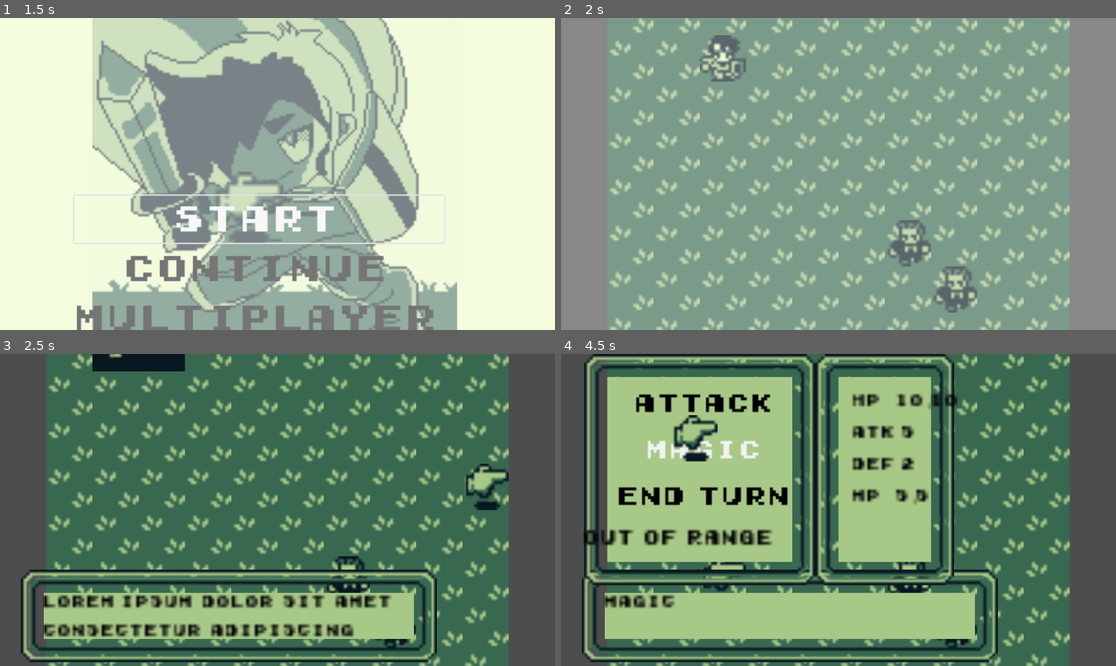
Above: before the commit, frames 1-4 (two rows, left to right).
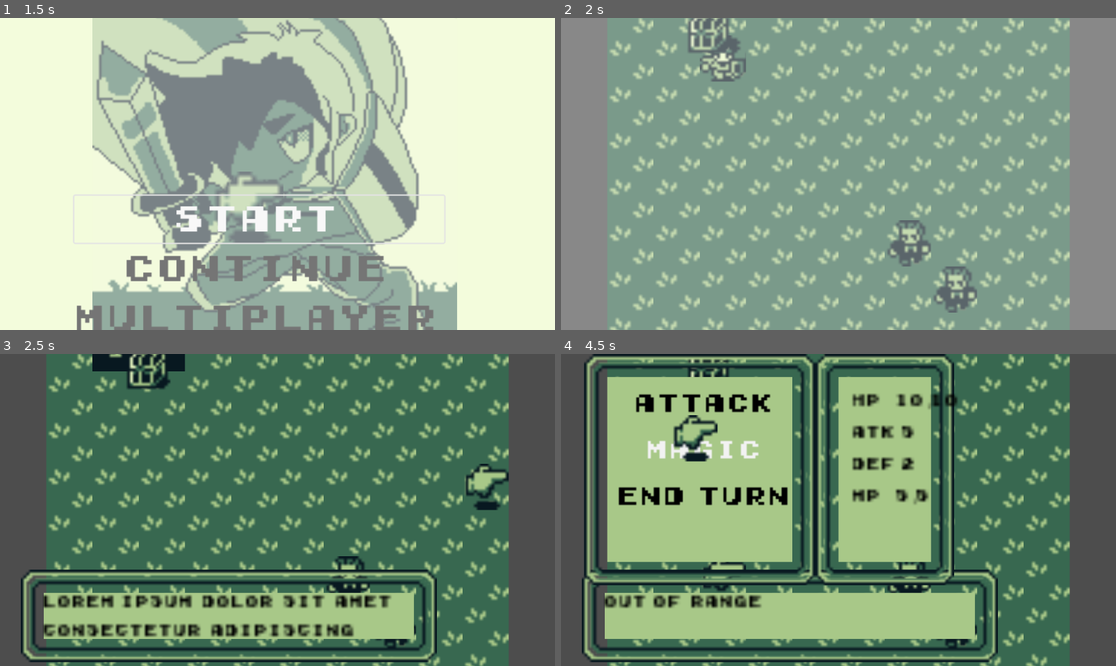
Above: after the commit, the same moments.

Repository: Sam2much96/Gameboy-Tactics-Game
Game: Godot game, scene res://TItleScreen.tscn
Same seed, same stepped clock (60 frames per second), same inputs: the game is played once before the commit and once after it.
Inputs (mouse positions are in pixels of both pictures, inside the frame that each line leads up to):
- Up to frame 1 (1.5 s): click "Multiplayer" at 0.5 s; click "Start" at 1.25 s
- Up to frame 2 (2 s): no input
- Up to frame 3 (2.5 s): tap Enter (ui_accept) at 2, 2.27 s; move the mouse to (399, 494) at 2.02 s; hold Right (ui_right) from 2.03 s (still down); hold D (dialogue_toggle) from 2.03 s (still down); click (399, 494) at 2.17 s
- Up to frame 4 (4.5 s): tap Enter (ui_accept) at 2.75, 3.02 s; move the mouse to (727, 525) at 2.77 s; release Right (ui_right) at 2.78 s; release D (dialogue_toggle) at 2.78 s; hold Down (ui_down) 2.78-3.5 s; tap D (dialogue_toggle) at 2.85 s; click (727, 525) at 2.92 s; click "Attack" at 3.5 s; click "Magic" at 4.25 s

Frame 1 is identical in both runs. In frame 2, 0.6% of the frame differs, in the area x 22-31%, y 0-12%; in frame 3, 0.7%; in frame 4, 2.3%, in the area x 4-39%, y 1-82%.

Commit message:
codebase update

Diff:
--- a/godot-tactics/main.tscn
+++ b/godot-tactics/main.tscn
@@ -1,15 +1,15 @@
 [gd_scene format=3 uid="uid://c5gvpceiyhxb8"]
 
 [ext_resource type="Texture2D" uid="uid://cmsnniere3il6" path="res://character/16x16_gameboy_tileset_1.png" id="1_ig7tw"]
-[ext_resource type="Script" uid="uid://cetvlu5u4ot0f" path="res://tile_map.gd" id="2_0xm2m"]
+[ext_resource type="Script" uid="uid://cetvlu5u4ot0f" path="res://scripts/tile_map.gd" id="2_0xm2m"]
 [ext_resource type="Texture2D" uid="uid://ch67afetg7yyl" path="res://character/16x16_gameboy_animation.png" id="3_1bvp3"]
 [ext_resource type="PackedScene" uid="uid://csm8hry834d6w" path="res://Music.tscn" id="4_1bvp3"]
-[ext_resource type="Script" uid="uid://mw7vdd6oan7f" path="res://player_unit.gd" id="5_punit"]
+[ext_resource type="Script" uid="uid://mw7vdd6oan7f" path="res://scripts/player_unit.gd" id="5_punit"]
 [ext_resource type="Script" uid="uid://tanh82tdbbaw" path="res://scripts/enemy_unit.gd" id="6_eunit"]
 [ext_resource type="Texture2D" uid="uid://b8cqdkcbrphac" path="res://weapons/weapons.png" id="6_ycdy4"]
 [ext_resource type="Texture2D" uid="uid://cn14vfths8jym" path="res://character/Enemy1.png" id="7_enemy"]
 [ext_resource type="Texture2D" uid="uid://catsw766c8av0" path="res://weapons/treasure_chest.png" id="7_w48qg"]
-[ext_resource type="Script" uid="uid://vo6ugaeo462g" path="res://UI.gd" id="8_4c57u"]
+[ext_resource type="Script" uid="uid://vo6ugaeo462g" path="res://scripts/UI.gd" id="8_4c57u"]
 [ext_resource type="Script" uid="uid://cbm4ak8r7824m" path="res://scripts/battle_manager.gd" id="8_bmgr"]
 [ext_resource type="Theme" uid="uid://b1mvfcinrk3hc" path="res://GameboyTheme.tres" id="9_dg77c"]
 [ext_resource type="PackedScene" uid="uid://brstf0b1e8jvb" path="res://helpers/pointers.tscn" id="9_efxa6"]
@@ -208,7 +208,6 @@
 script = ExtResource("12_wfx")
 
 [node name="Chest" type="Sprite2D" parent="." unique_id=1047857888]
-visible = false
 position = Vector2(35, 31)
 texture = ExtResource("7_w48qg")
 hframes = 2
--- a/godot-tactics/UI.gd
+++ b/godot-tactics/scripts/UI.gd
@@ -35,6 +35,8 @@
 # stops a focused button from swallowing it and silently breaking the panel's
 # open/close. (Verified: a focused button stays focused after this consumes
 # Tab, instead of cycling away as it would if this used _unhandled_input.)
+
+# i want to separate the game code into separate classes
 
 signal opened
 signal closed
@@ -88,10 +90,13 @@
 @onready var _def_label: Label = $VBoxContainer2/Label3
 @onready var _mp_label: Label = $VBoxContainer2/Label4
 
-var _message_label: Label
+@export var _message_label: Label
 
 func _ready() -> void:
+	# makes sure that the menu toggle button is in the action set
+	# redundant code
 	_ensure_menu_toggle_action()
+
 	_match_camera_zoom()
 	_build_message_label()
 
@@ -121,11 +126,6 @@
 	_def_label.text = "DEF %d" % player.def
 	_mp_label.text = "MP  %d/%d" % [player.mp, player.max_mp]
 
-func flash_message(text: String) -> void:
-	_message_label.text = text
-	await get_tree().create_timer(1.0).timeout
-	if is_instance_valid(_message_label):
-		_message_label.text = ""
 
 ## External callers (battle_manager.gd) close the panel explicitly after a
 ## successful action rather than this closing itself unconditionally on
@@ -146,7 +146,9 @@
 	if _sliding:
 		return
 	var button := _buttons[index]
-	_dialogue.announce(button.text)
+	# note: this function was moved to dialogue class
+
+	Dialogue.announce(button.text, _dialogue._announce_label, _dialogue,get_tree())
 	_flash_button(button)
 	action_chosen.emit(ACTIONS[index])
 
@@ -218,3 +220,49 @@
 	var key_event := InputEventKey.new()
 	key_event.physical_keycode = KEY_TAB
 	InputMap.action_add_event("menu_toggle", key_event)
+
+# to do:
+# (1) separate the ui class into dialogue class with static function pointers
+class Dialogue:
+	# bugs :
+	# (1) the game's button select routes through another UI class
+
+	func a() -> void:
+		pass
+
+	static func flash_message(text: String, _message_label : Label, tree: SceneTree) -> void:
+		# bug 1: route all flash_message calls to announce
+		print_debug("message debug: " + text)
+		print_stack()
+		_message_label.text = text
+		await tree.create_timer(1.0).timeout
+		if is_instance_valid(_message_label):
+			_message_label.text = ""
+		#pass
+
+
+	## Short-lived status line (e.g. "MAX RANGE REACHED"): slides the panel up
+	## from the bottom, holds for ANNOUNCE_TIME, then slides it away again —
+	## unless dialogue_toggle has manually pinned it open, in which case the
+	## auto-hide is skipped and it's left for the player to close themselves.
+	## Not queued — a new announce() call while one is already showing just
+	## replaces the text and keeps the panel open rather than waiting its turn,
+	## since these are meant to be quick, low-stakes status blips, not a
+	## message log. The original call's own delayed hide checks the text is
+	## still its own before closing, so it can't cut off a newer message that
+	## overwrote it.
+	static func announce(text: String, _announce_label : Label, diagUI : DialogueUI, tree : SceneTree) -> void:
+		_announce_label.text = text
+		if not diagUI.is_open:
+			await diagUI._slide_in()
+		await tree.create_timer(diagUI.ANNOUNCE_TIME).timeout
+		if diagUI._manual_open:
+			return
+		if is_instance_valid(_announce_label) and _announce_label.text == text:
+			await diagUI._slide_out()
+
+
+
+class UIAnimation:
+	func a() -> void:
+		pass
--- a/godot-tactics/scripts/battle_manager.gd
+++ b/godot-tactics/scripts/battle_manager.gd
@@ -29,6 +29,11 @@
 @onready var weapon_fx: WeaponFx = $Weapon
 @onready var ui_panel: UIPanel = $WindowLayer/UI_Menu
 @onready var dialogue: DialogueUI = $WindowLayer/Dialogue_UI
+
+
+# this currently points to the wrong object
+@onready var ui_message_label : Label = dialogue._announce_label#ui_panel._message_label
+# stores the enemys path in the scene tree for implementing the enemy ai logic on them
 
 ## Any number of EnemyUnit siblings under the scene root — not a single
 ## hardcoded $Enemy — discovered in _ready() rather than @onready-bound to
@@ -84,6 +89,7 @@
 func _on_panel_closed() -> void:
 	grid_map.input_enabled = true
 
+# consumes the confirm pressed signal from tilemap_gd :
 func _on_confirm_pressed(cell: Vector2i) -> void:
 	if state != TurnState.PLAYER_TURN or ui_panel.is_open:
 		return
@@ -104,7 +110,10 @@
 		# fits _announce_label's box on one line (measured: 7px needed vs a
 		# 17px-tall box at this font) instead of wrapping to two lines that
 		# only just fit with a few px of slack.
-		dialogue.announce("MOVED FROM %d,%d TO %d,%d" % [from.x, from.y, to.x, to.y])
+		var movement_dialogue : String = "MOVED FROM %d,%d TO %d,%d" % [from.x, from.y, to.x, to.y]
+		#dialogue.announce()
+		ui_panel.Dialogue.announce(movement_dialogue, ui_message_label, dialogue,get_tree())
+
 	if state == TurnState.BUSY:
 		state = TurnState.PLAYER_TURN
 	# The move is the player's one action-enabling step each turn — open the
@@ -142,10 +151,10 @@
 	var range_limit := MAGIC_RANGE if is_magic else ATTACK_RANGE
 
 	if is_magic and player.mp < MAGIC_COST:
-		ui_panel.flash_message("NOT ENOUGH MP")
+		ui_panel.Dialogue.announce("NOT ENOUGH MP",ui_message_label, dialogue,get_tree())
 		return
 	if dist > range_limit:
-		ui_panel.flash_message("OUT OF RANGE")
+		ui_panel.Dialogue.announce("OUT OF RANGE", ui_message_label, dialogue ,get_tree())
 		return
 
 	state = TurnState.BUSY
@@ -170,9 +179,16 @@
 	# _announce_label: fits up to ~22 chars at this font/box size).
 	var verb := "MAGIC" if is_magic else "ATTACK"
 	if target.is_alive():
-		dialogue.announce("%s HIT FOR %d DMG" % [verb, damage])
+		var is_alive_text = "%s HIT FOR %d DMG" % [verb, damage]
+		# bugs:
+		# (1) I am routing all game dialogue to a single dialogue class subsystem
+		ui_panel.Dialogue.announce(is_alive_text, ui_message_label, dialogue, get_tree())
+		#dialogue.announce()
 	else:
-		dialogue.announce("%s DEFEATED ENEMY" % verb)
+		var enemy_defeated_text = "%s DEFEATED ENEMY" % verb
+		#dialogue.announce("%s DEFEATED ENEMY" % verb)
+		ui_panel.Dialogue.announce(enemy_defeated_text,ui_message_label,dialogue,get_tree())
+
 		# Flashed/hidden right here, at the moment this specific enemy dies,
 		# rather than deferred to _end_battle() — with more than one enemy,
 		# killing one mid-battle needs its own feedback whether or not it
@@ -185,6 +201,10 @@
 		return
 
 	_start_enemy_turn()
+
+"Enemy AI Logic"
+#1. Not adjacent to the player (_distance > 1) → find the nearest walkable cell next to the player (_adjacent_cell_near), pathfind to it (grid_map.compute_path_for), and move (capped by ENEMY_MOVE_RANGE).
+#2. Adjacent to the player (checked again after moving, in case the move closed the gap) → face the player and attack with a basic melee hit (e.atk - player.def, minimum 1).'''
 
 ## Each living enemy acts once, in array order (the order they were
 ## discovered under the scene root in _ready()) — not simultaneously, so two
@@ -302,6 +322,11 @@
 	state = TurnState.GAME_OVER
 	if defeated:
 		await defeated.play_defeat()
-	await dialogue.announce(message)
+	await ui_panel.Dialogue.announce(message, ui_message_label, dialogue,get_tree())
+	#await dialogue.announce(message)
+
 	await _fade.fade_out()
+
+	# to do:
+	# (1) implement a win and loss screen
 	get_tree().change_scene_to_packed(load("res://TItleScreen.tscn"))
--- a/godot-tactics/scripts/dialogue.gd
+++ b/godot-tactics/scripts/dialogue.gd
@@ -77,15 +77,15 @@
 ## message log. The original call's own delayed hide checks the text is
 ## still its own before closing, so it can't cut off a newer message that
 ## overwrote it.
-func announce(text: String) -> void:
-	_announce_label.text = text
-	if not is_open:
-		await _slide_in()
-	await get_tree().create_timer(ANNOUNCE_TIME).timeout
-	if _manual_open:
-		return
-	if is_instance_valid(_announce_label) and _announce_label.text == text:
-		await _slide_out()
+#func announce(text: String) -> void:
+#	_announce_label.text = text
+#	if not is_open:
+#		await _slide_in()
+#	await get_tree().create_timer(ANNOUNCE_TIME).timeout
+#	if _manual_open:
+#		return
+#	if is_instance_valid(_announce_label) and _announce_label.text == text:
+#		await _slide_out()
 
 func _input(event: InputEvent) -> void:
 	if _sliding:
--- a/godot-tactics/tile_map.gd
+++ b/godot-tactics/scripts/tile_map.gd
@@ -13,6 +13,7 @@
 
 const CURSOR_REPEAT_DELAY := 0.16  # mirrors GB's INPUT_DELAY key-repeat feel
 
+#signals emitted to battle_manager.gd for consumption
 signal confirm_pressed(cell: Vector2i)
 signal cursor_moved(cell: Vector2i)
 
@@ -30,7 +31,6 @@
 	for x in GRID_SIZE:
 		for y in GRID_SIZE:
 			set_cell(0, Vector2i(x, y), 0, TILE_GRASS, 0)
-
 	_astar.region = Rect2i(0, 0, GRID_SIZE, GRID_SIZE)
 	_astar.cell_shape = AStarGrid2D.CELL_SHAPE_SQUARE
 	_astar.diagonal_mode = AStarGrid2D.DIAGONAL_MODE_NEVER
@@ -68,6 +68,7 @@
 			_astar.set_point_solid(b, false)
 	return path
 
+#display the highlighted path as the player walks on it
 func show_path(path: Array[Vector2i]) -> void:
 	path_cells = path
 	_redraw_overlay()
@@ -76,6 +77,14 @@
 	path_cells = []
 	_redraw_overlay()
 
+
+"""
+Functions:
+	(1) bails early if input_enabled is false
+	(2) converts mouse position to a grid cell
+	(3) moves the cursor to the grid tile and emits confirmed_pressed
+	(4) emits confirm_pressed for keyboard ui_select input
+"""
 func _unhandled_input(event: InputEvent) -> void:
 	if not input_enabled:
 		return
@@ -94,6 +103,7 @@
 	elif event.is_action_pressed("ui_accept"):
 		confirm_pressed.emit(cursor_cell)
 
+# Loop driven event for cursor movements with keypads & joysticks
 func _process(delta: float) -> void:
 	if not input_enabled:
 		_repeat_timer = 0.0
@@ -128,10 +138,12 @@
 		_repeat_timer = 0.0
 		_try_move_cursor(dir)
 
+# moves the cursor on the tilemap
 func _try_move_cursor(dir: Vector2i) -> void:
 	var target := cursor_cell + dir
 	if is_within_grid(target):
 		_set_cursor(target)
+
 
 func _set_cursor(cell: Vector2i) -> void:
 	if cell == cursor_cell:
@@ -140,6 +152,10 @@
 	cursor_moved.emit(cursor_cell)
 	_redraw_overlay()
 
+
+"""
+it redraws both the cursor tile and the movement-path highlight tiles on the same overlay layer, in one pass (clear everything, then restamp path + cursor). It's not cursor-only; it's "whatever should currently be highlighted on layer 1."
+"""
 func _redraw_overlay() -> void:
 	for x in GRID_SIZE:
 		for y in GRID_SIZE:
Binary file added: godot-tactics/character/boss_1.png
Not shown, added: godot-tactics/character/boss_1.png.import
Not shown, changed: godot-tactics/export_presets.cfg
Renamed: godot-tactics/UI.gd.uid -> godot-tactics/scripts/UI.gd.uid
Renamed: godot-tactics/player_unit.gd -> godot-tactics/scripts/player_unit.gd
Renamed: godot-tactics/player_unit.gd.uid -> godot-tactics/scripts/player_unit.gd.uid
Renamed: godot-tactics/tile_map.gd.uid -> godot-tactics/scripts/tile_map.gd.uid
Renamed: godot-tactics/unit.gd -> godot-tactics/scripts/unit.gd
Renamed: godot-tactics/unit.gd.uid -> godot-tactics/scripts/unit.gd.uid
Not shown, changed: .gitignore
Not shown, added: aseprite/boss_1.ase
Not shown, added: aseprite/boss_1.png
(and 1 more such lines)
